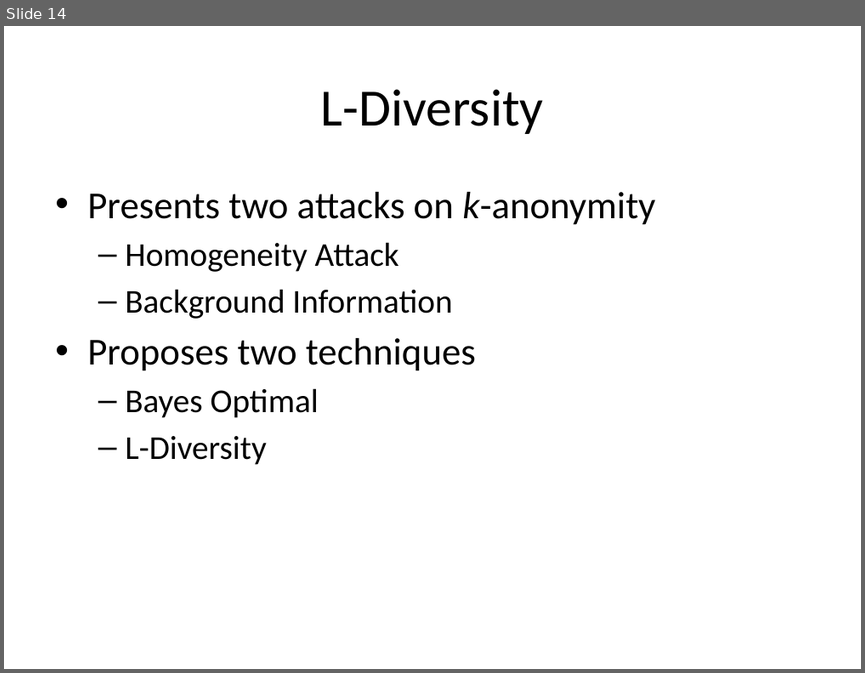
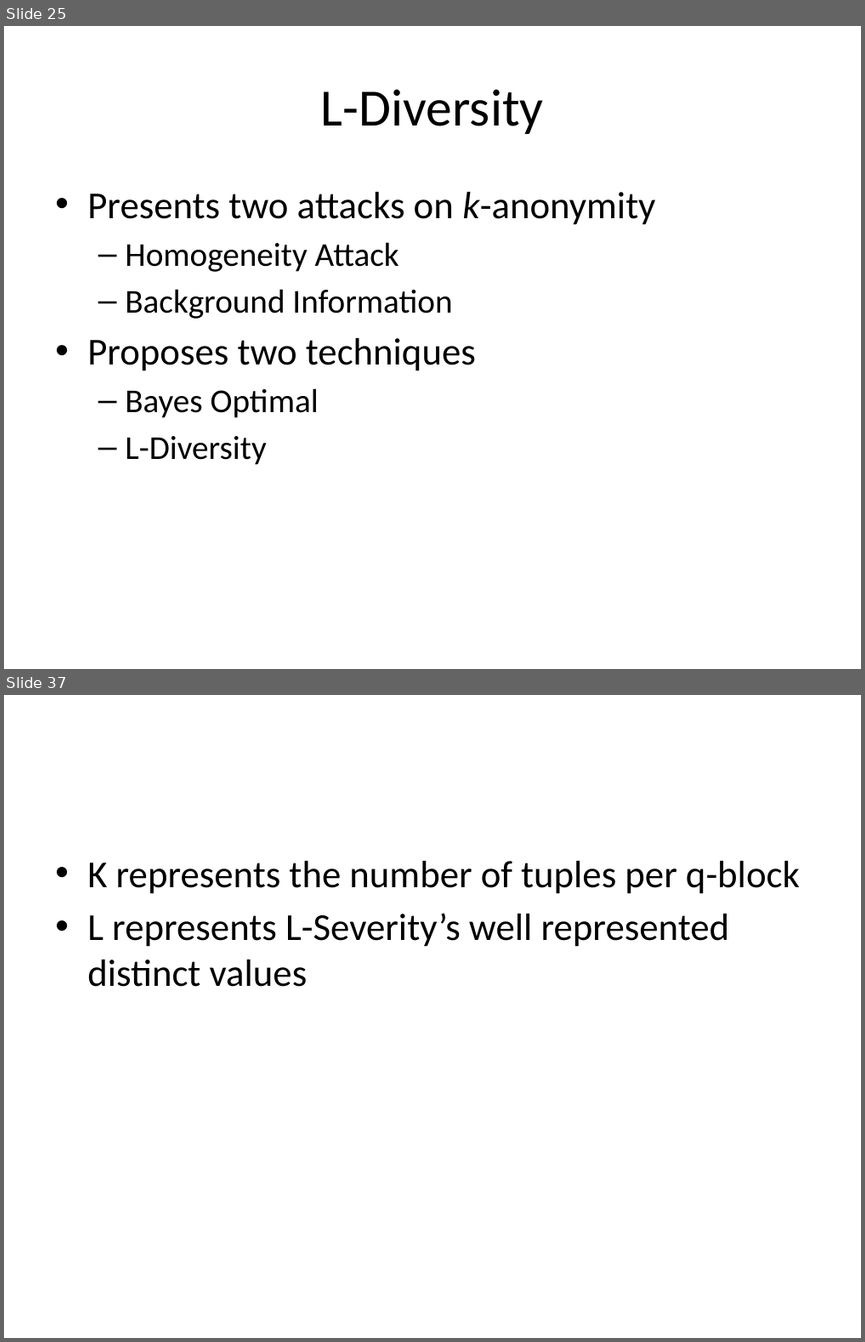
Before and after one commit to jayvelasco1990/big-data, a slide deck: Final Project/draft_presentation.pptx. Shown one above the other, each under a label of ours: slide 14 before the commit, slides 25 and 37 after it; the slides between them are not shown. The pictures are 865x673 and 865x1342 pixels, drawn with LibreOffice and Linux fonts; fonts in the diff are those of the drawing. Boxes give left, top, right and bottom in pixels: in the first picture for what was removed or moved away, otherwise in the second. Text is boxed around its words. In the diff, an @@ line names an element or a change of style, - is before the commit and + after.

```diff
--- a/Final Project/draft_presentation.pptx
+++ b/Final Project/draft_presentation.pptx
@@ slide 37 added at (4,695,861,1338), background #FFFFFF @@
@@ text added at (87,861,800,987), 32 pt, text #000000 @@
+• K represents the number of tuples per q-block
+• L represents L-Severity’s well represented distinct values
@@ what was slide 14 is now slide 25 @@
```
Also in this commit, not shown: 1 slide changed, 22 other slides added, 3 other files.
